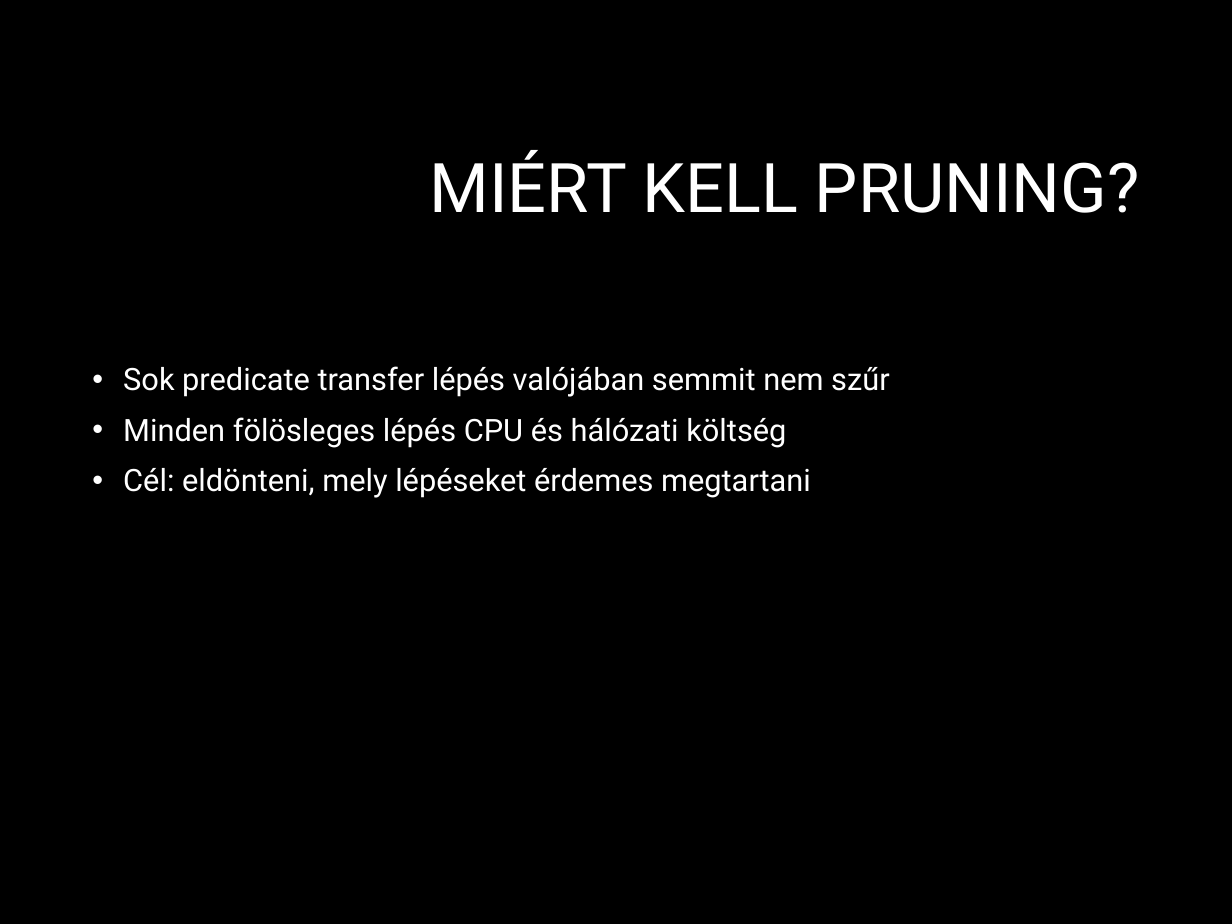
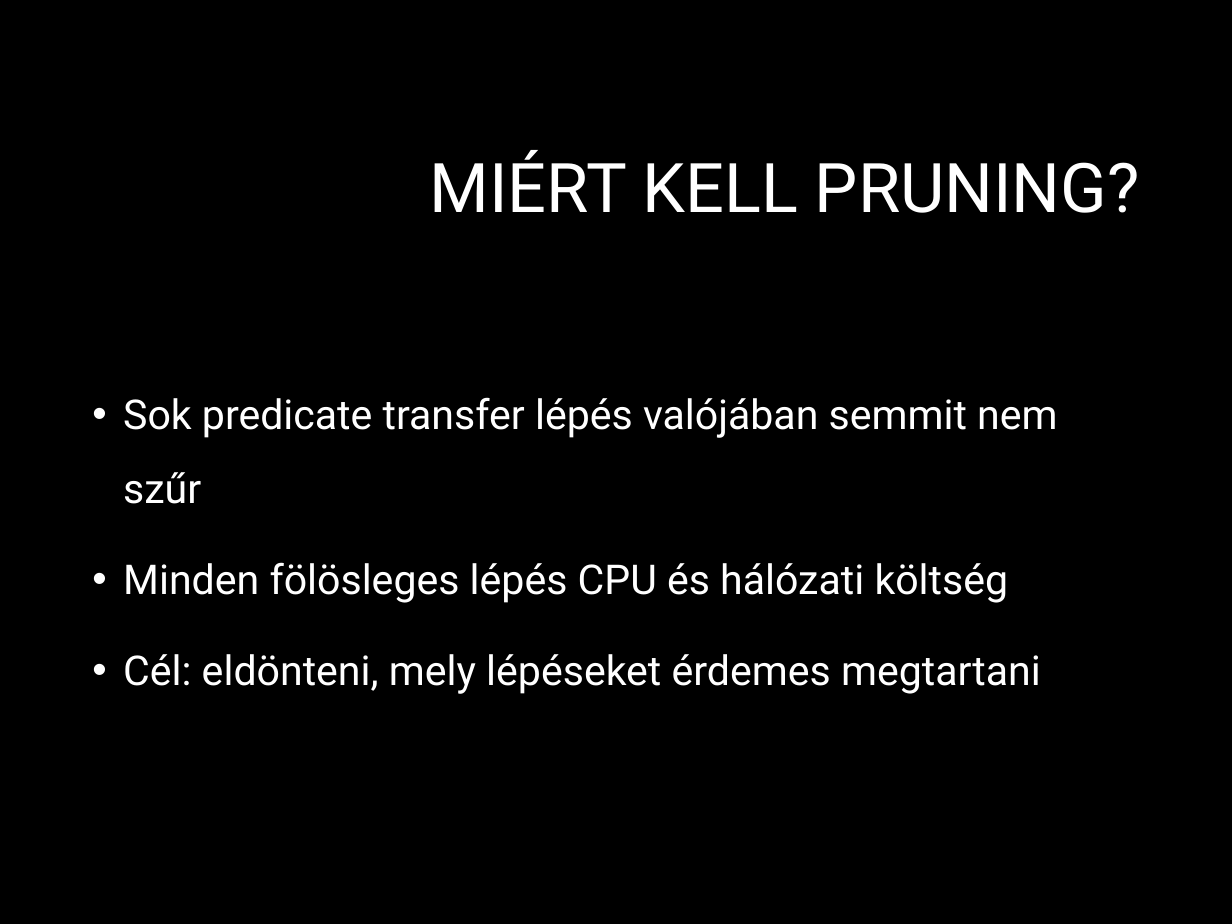
Before and after one commit to berekmeri/SPO8B4-dbelm, a slide deck: slide 5 of predicate_transfer_pruning_presentation.pptx. Drawn at 1232x924 pixels with LibreOffice and Linux fonts; fonts in the diff are those of the drawing; background and template pictures are left out. Boxes give left, top, right and bottom in pixels: in the first picture for what was removed or moved away, otherwise in the second. Text is boxed around its words. In the diff, an @@ line names an element or a change of style, - is before the commit and + after.

```diff
--- a/predicate_transfer_pruning_presentation.pptx
+++ b/predicate_transfer_pruning_presentation.pptx
@@ text "Sok predicate transfer lépés valójában ..." at <box>123,397,1057,694</box>: size 18 to 24 pt; line spacing 0.9 to 1.5 @@
```
Also in this commit, not shown: 4 other slides changed, 1 slide added.
